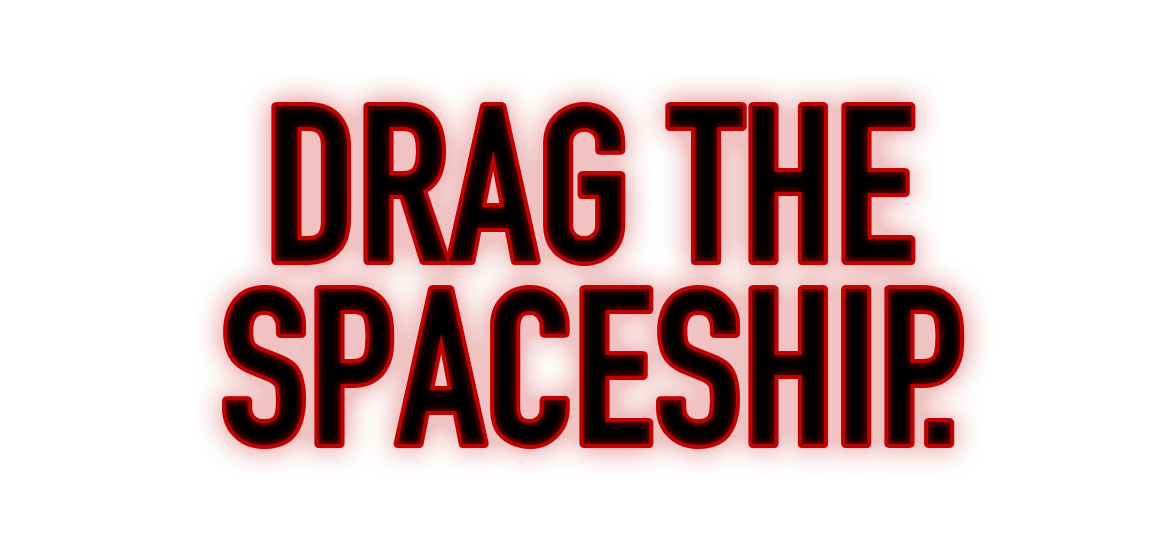
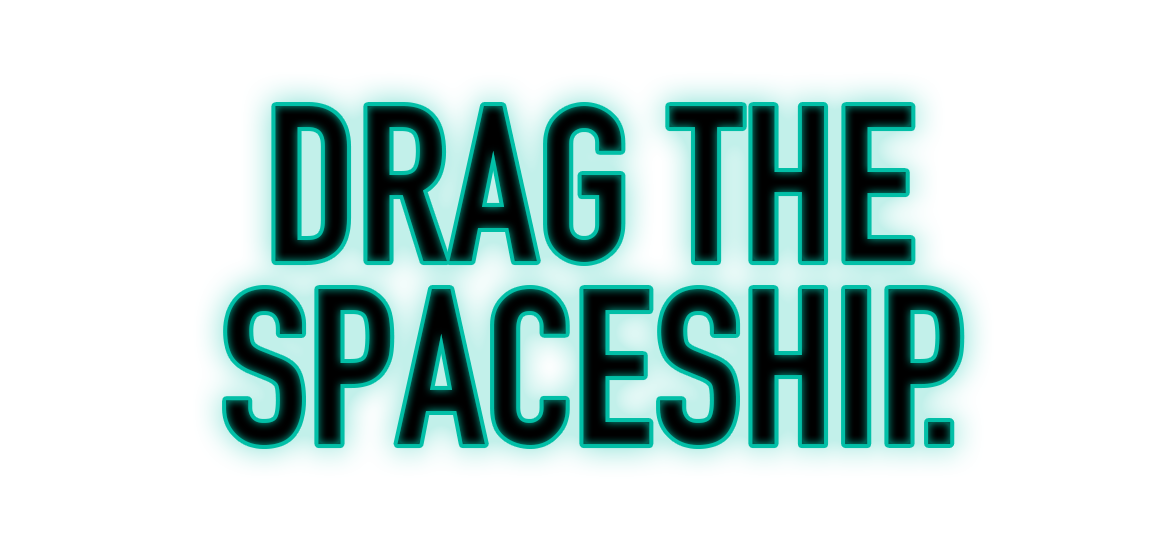
Before/after of a (1167, 542) layered artwork. What changed in the layer stack:
pixels changed over [198, 76, 990, 474] (layer not identified)
